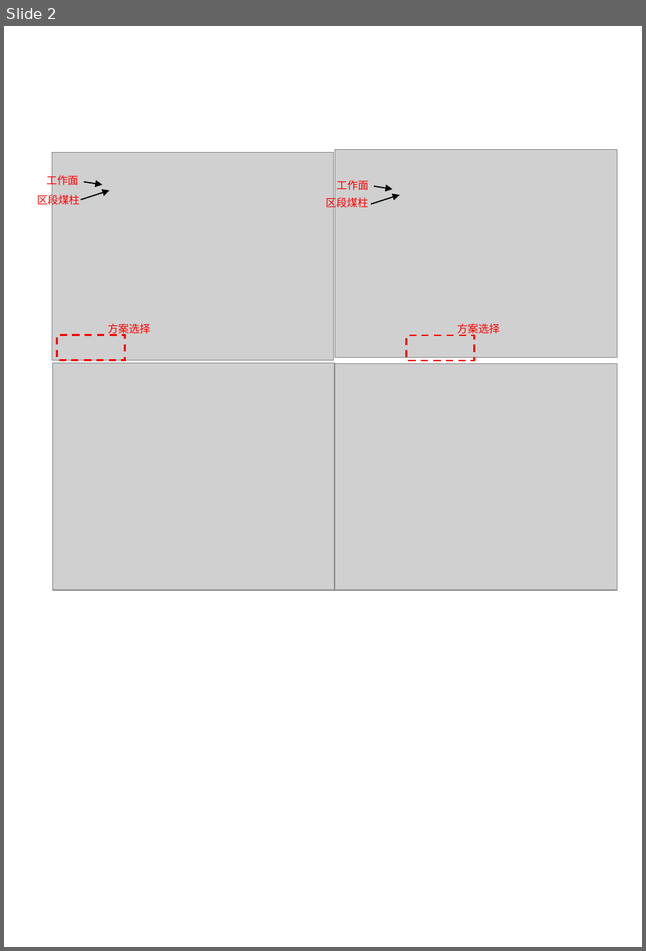
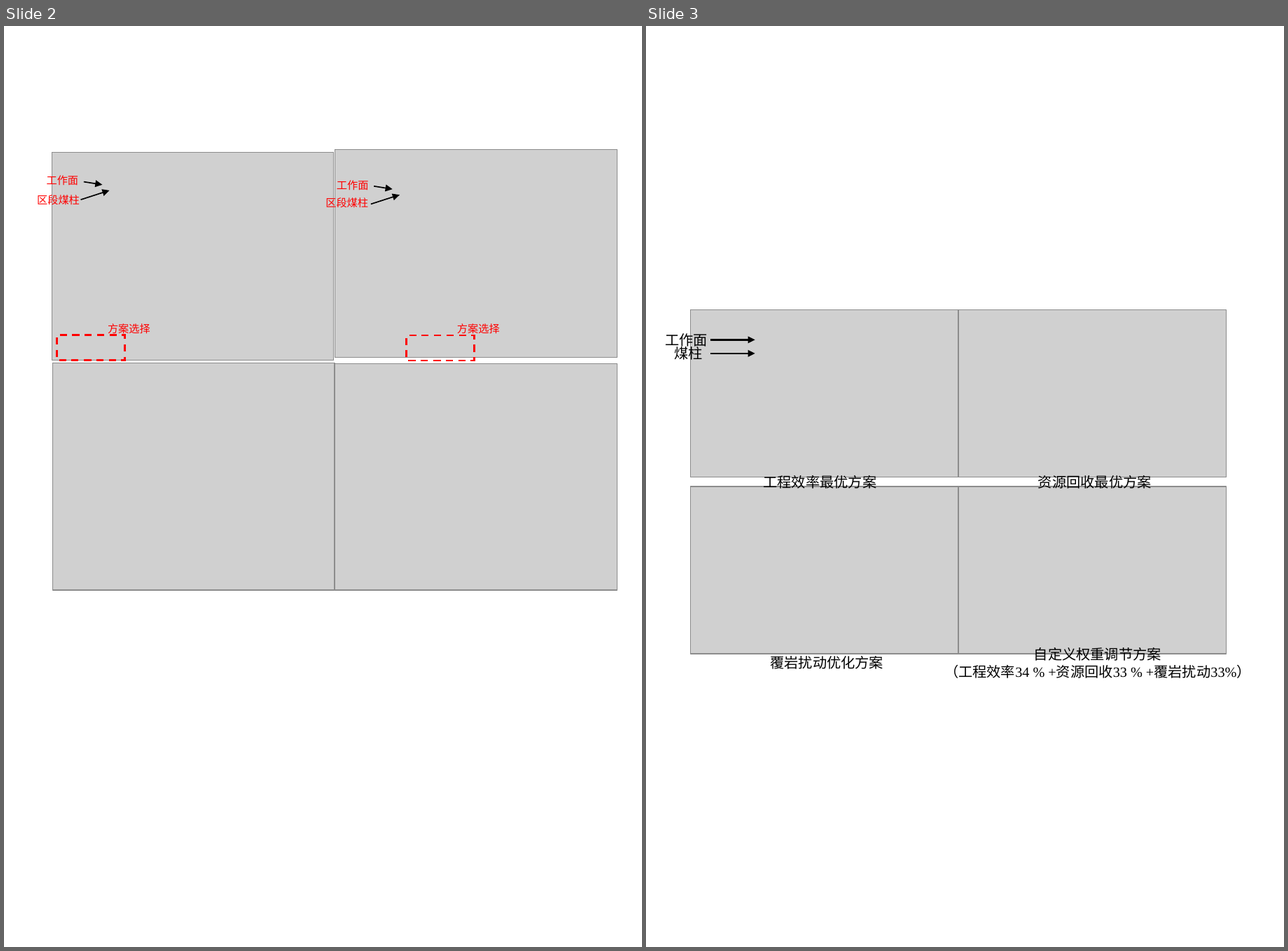
Before and after one commit to asdfgtrewq748/miningplan, a slide deck: 煤科投稿/论文图片包/画图.pptx. Shown side by side, each under a label of ours: slide 2 before the commit, slides 2 and 3 after it. The pictures are 646x951 and 1288x951 pixels, drawn with LibreOffice and Linux fonts; fonts in the diff are those of the drawing; grey boxes stand for pictures. Boxes give left, top, right and bottom in pixels: in the first picture for what was removed or moved away, otherwise in the second. Text is boxed around its words. In the diff, an @@ line names an element or a change of style, - is before the commit and + after.

```diff
--- a/煤科投稿/论文图片包/画图.pptx
+++ b/煤科投稿/论文图片包/画图.pptx
@@ slide 3 added at (646, 26, 1284, 947), background #FFFFFF @@
@@ group added at (665, 310, 1251, 678): 6 texts, 4 pictures, 2 arrows @@
+工程效率最优方案
+资源回收最优方案
+覆岩扰动优化方案
+自定义权重调节方案
+（工程效率34 % +资源回收33 % +覆岩扰动33%）
+工作面
+煤柱
```
Also in this commit, not shown: 53 other files.
